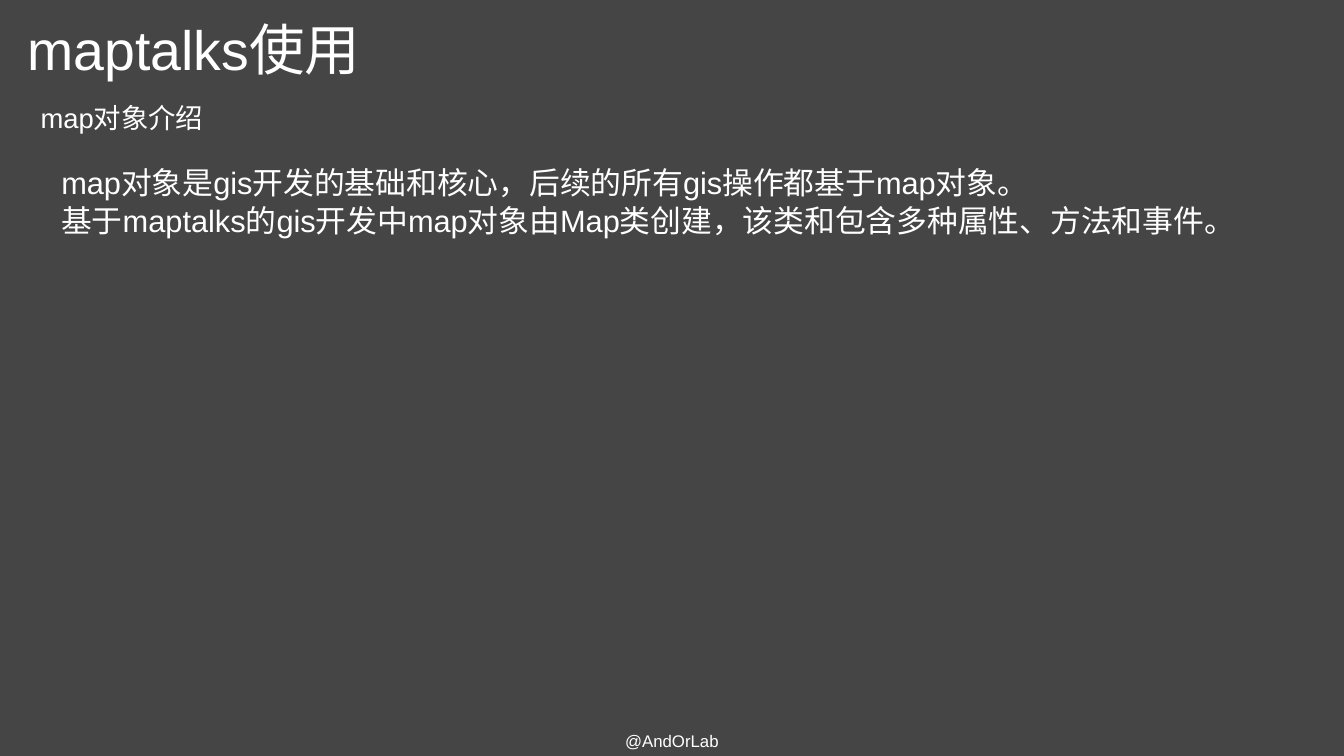
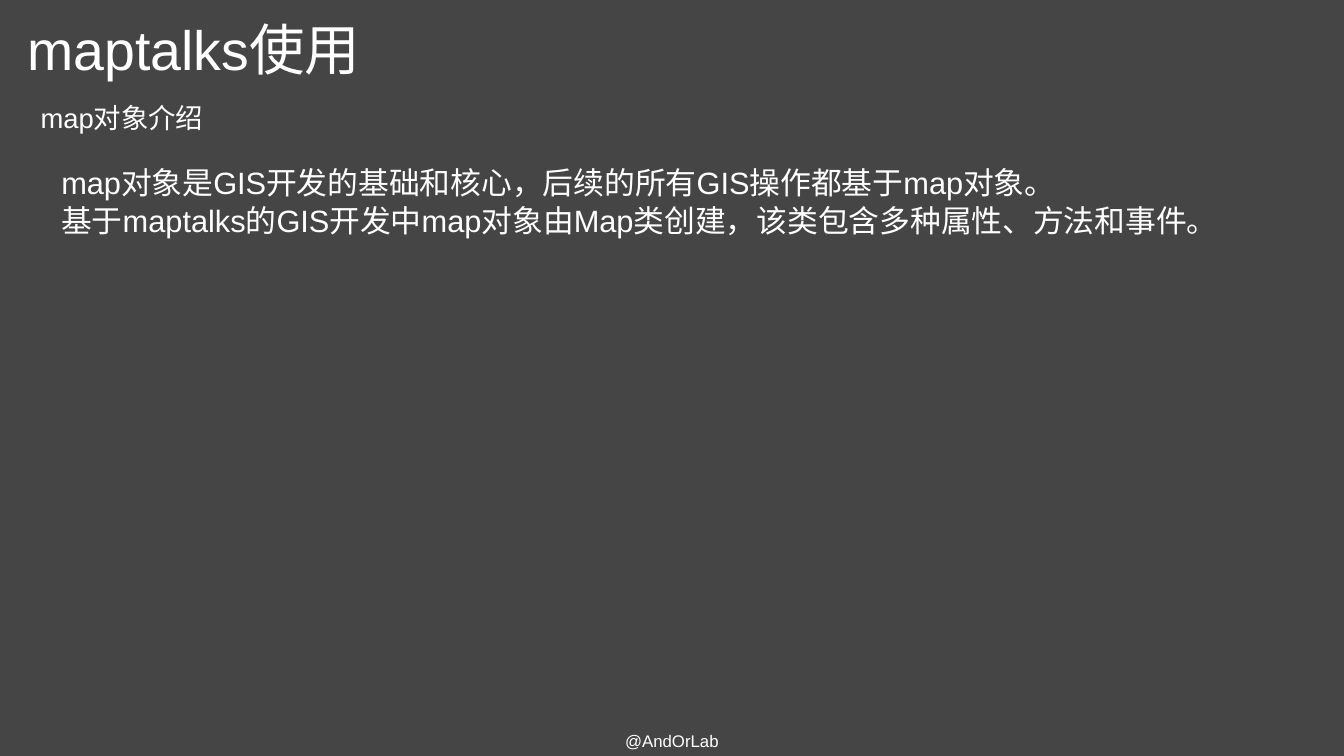
Before and after one commit to AndorLab/TodoList, a slide deck: slide 8 of contents/2018-11-14-杜秀秀/maptalks使用基础.pptx (slide 6 before the commit). Drawn at 1344x756 pixels with LibreOffice and Linux fonts; fonts in the diff are those of the drawing. Boxes give left, top, right and bottom in pixels: in the first picture for what was removed or moved away, otherwise in the second. Text is boxed around its words. In the diff, an @@ line names an element or a change of style, - is before the commit and + after.

```diff
--- a/contents/2018-11-14-杜秀秀/maptalks使用基础.pptx
+++ b/contents/2018-11-14-杜秀秀/maptalks使用基础.pptx
@@ text at (x1=61, y1=170, x2=1217, y2=239): text changed @@
-map对象是gis开发的基础和核心，后续的所有gis操作都基于map对象。
-基于maptalks的gis开发中map对象由Map类创建，该类和包含多种属性、方法和事件。
+map对象是GIS开发的基础和核心，后续的所有GIS操作都基于map对象。
+基于maptalks的GIS开发中map对象由Map类创建，该类包含多种属性、方法和事件。
```
Also in this commit, not shown: 7 other slides changed, 3 slides added.
